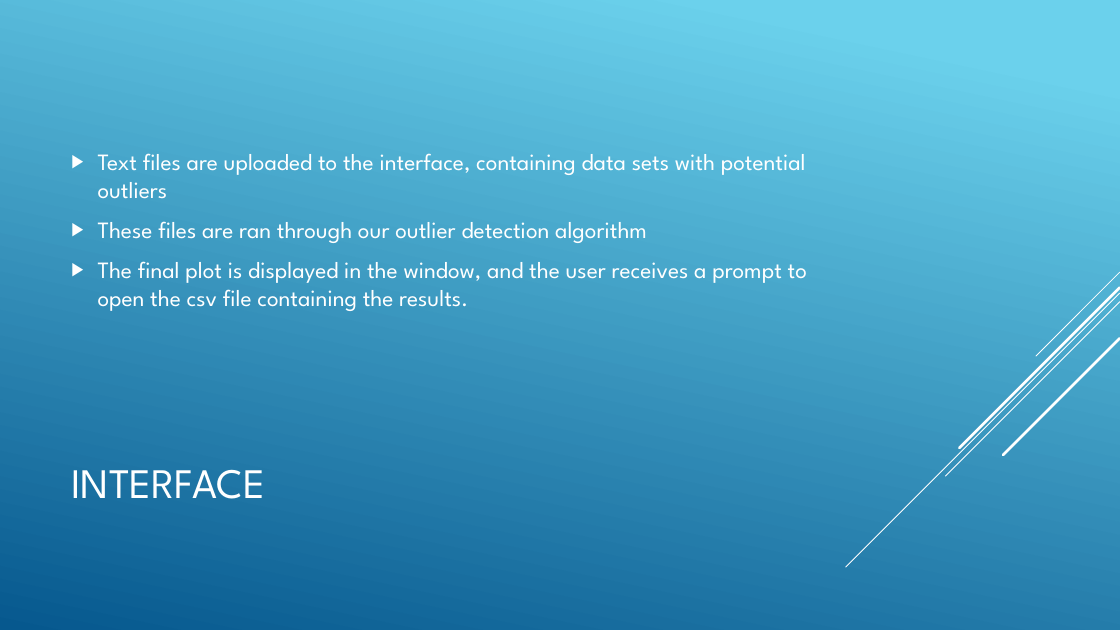
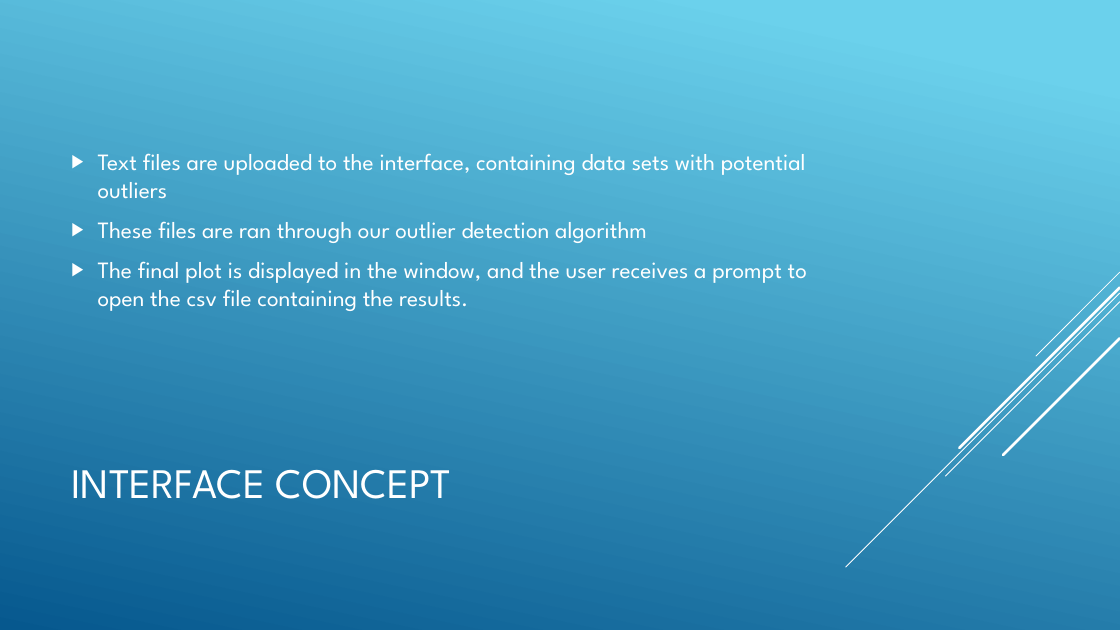
Before and after one commit to mastwood/spaceapps-2019, a slide deck: slide 10 of Geomagnetic_Presentation_Beans.pptx. Drawn at 1120x630 pixels with LibreOffice and Linux fonts; fonts in the diff are those of the drawing. Boxes give left, top, right and bottom in pixels: in the first picture for what was removed or moved away, otherwise in the second. Text is boxed around its words. In the diff, an @@ line names an element or a change of style, - is before the commit and + after.

```diff
--- a/Geomagnetic_Presentation_Beans.pptx
+++ b/Geomagnetic_Presentation_Beans.pptx
@@ title at [71,469,451,499]: text changed @@
-INTERFACE
+INTERFACE CONCEPT
```
Also in this commit, not shown: 3 other slides changed, 2 other files.
